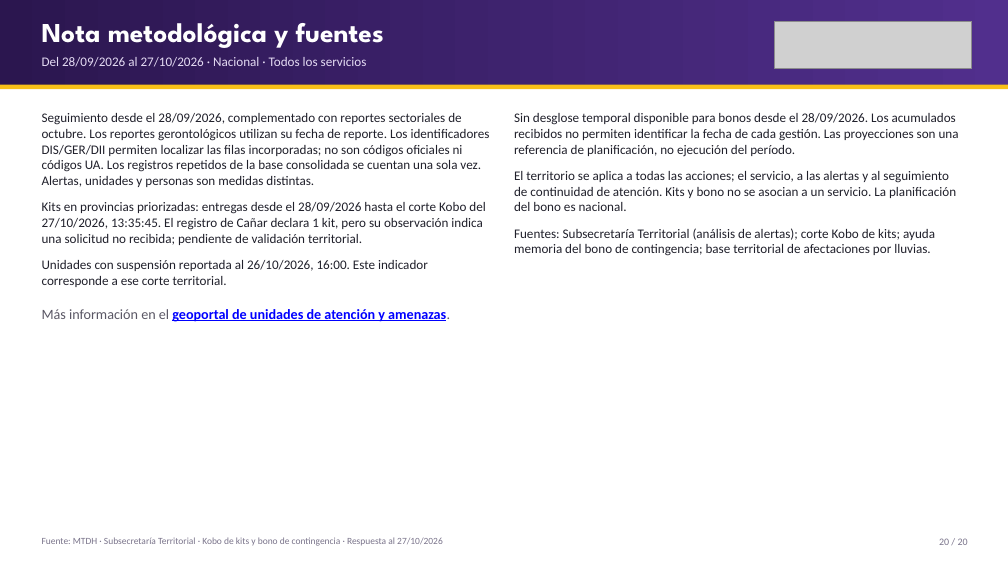
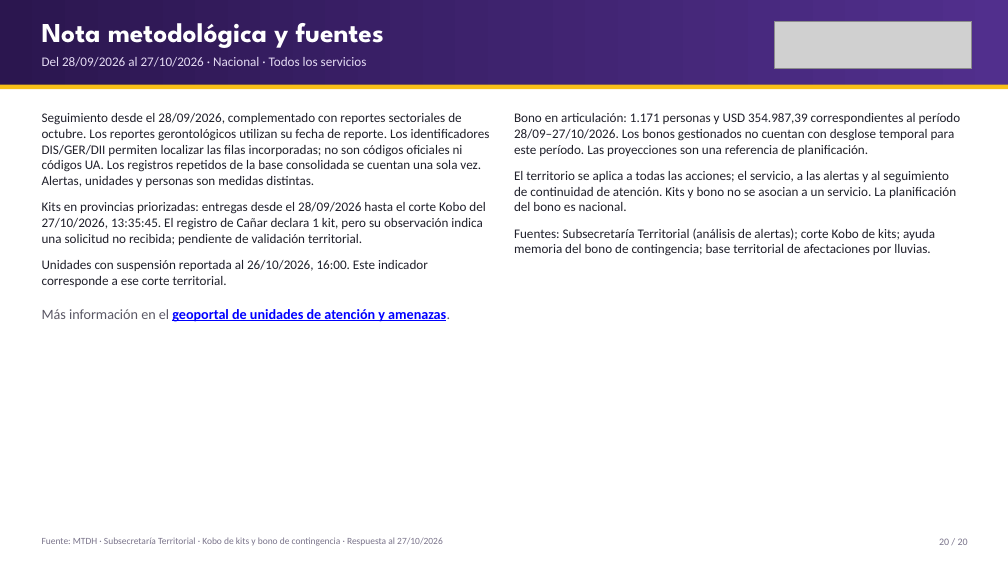
Before and after one commit to JuanAmbuludi/Sistema-Reporte-MTDH, a slide deck: slide 20 of docs/reportes/Seguimiento_ENOS_2026-10-26.pptx. Drawn at 1008x567 pixels with LibreOffice and Linux fonts; fonts in the diff are those of the drawing; grey boxes stand for pictures. Boxes give left, top, right and bottom in pixels: in the first picture for what was removed or moved away, otherwise in the second. Text is boxed around its words. In the diff, an @@ line names an element or a change of style, - is before the commit and + after.

Commit message:
Restituir los 1.171 casos de bono confirmados para el período desde el 28/09

```diff
--- a/docs/reportes/Seguimiento_ENOS_2026-10-26.pptx
+++ b/docs/reportes/Seguimiento_ENOS_2026-10-26.pptx
@@ text at (x1=514, y1=113, x2=961, y2=156): text changed @@
-Sin desglose temporal disponible para bonos desde el 28/09/2026. Los acumulados recibidos no permiten identificar la fecha de cada gestión. Las proyecciones son una referencia de planificación, no ejecución del período.
+Bono en articulación: 1.171 personas y USD 354.987,39 correspondientes al período 28/09–27/10/2026. Los bonos gestionados no cuentan con desglose temporal para este período. Las proyecciones son una referencia de planificación.
```
Also in this commit, not shown: 4 other slides changed, 10 other files.
